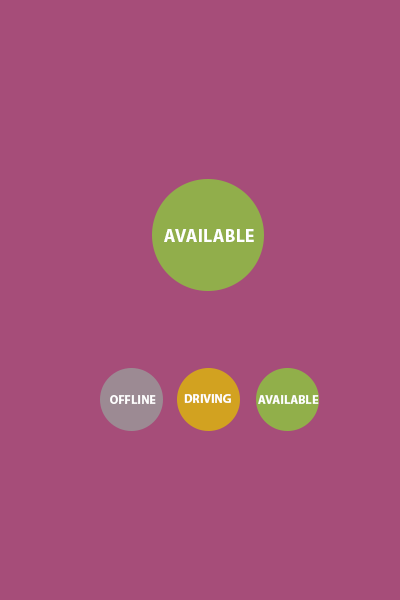
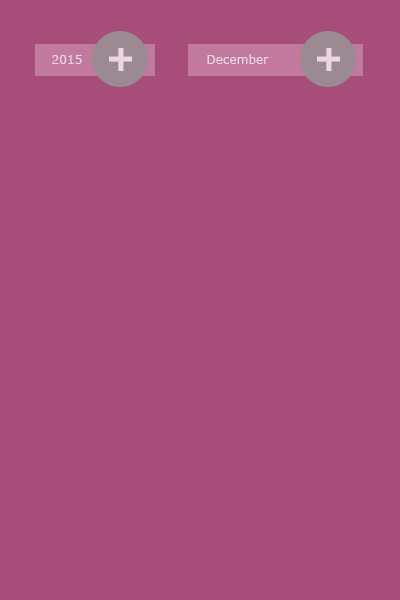
Layers edited between the first and the second w=400, h=600 image:
showed group "Earnings" (1st of 2) (13 layers) over [35, 31, 363, 87]
added group "header" (1st of 2, in "Earnings") with 12 layers in group "Earnings" over [35, 31, 363, 87]
added group "Year Dropdown" with 5 layers in group "header" over [35, 31, 155, 87]
added group "button" (1st of 3, in "Earnings" › "header" › "Year Dropdown") with 2 layers in group "Year Dropdown" over [92, 31, 148, 87]
added layer "circle" (1st of 3, in "Earnings" › "header" › "Year Dropdown" › "button") in group "button" over [92, 31, 148, 87]
added layer "Background" (1st of 4, in "Earnings" › "header" › "Year Dropdown") in group "Year Dropdown" over [35, 44, 155, 76]
added group "Month Dropdown" with 5 layers in group "header" over [188, 31, 363, 87]
added group "button" (2nd of 3, in "Earnings" › "header" › "Month Dropdown") with 2 layers in group "Month Dropdown" over [300, 31, 356, 87]
added layer "circle" (2nd of 3, in "Earnings" › "header" › "Month Dropdown" › "button") in group "button" over [300, 31, 356, 87]
added layer "Background" (2nd of 4, in "Earnings" › "header" › "Month Dropdown") in group "Month Dropdown" over [188, 44, 363, 76]
hid group "Status" (14 layers) over [35, 31, 363, 431]
moved "AVAILABLE" (1st of 2, in "Status" › "Options" › "available") into group "available", painted on it over [258, 375, 319, 404]
renamed "Ellipse 5 copy" to "available", moved it into group "available", painted on it over [256, 368, 319, 431]
removed layer "Ellipse 5 copy 2" (was 80%) from group "Status" over [100, 368, 163, 431]
moved "AVAILABLE" (2nd of 2, in "Status" › "Current") into group "Current", painted on it over [152, 196, 254, 242]
renamed "Ellipse 5 copy 3" to "available", moved it into group "Current", painted on it over [152, 179, 264, 291]
renamed "Ellipse 5" to "background", hid it, opacity 80% → 100%, painted on it over [35, 31, 363, 431]
…and 6 more changes (4 added, 2 painted, 2 stack)
